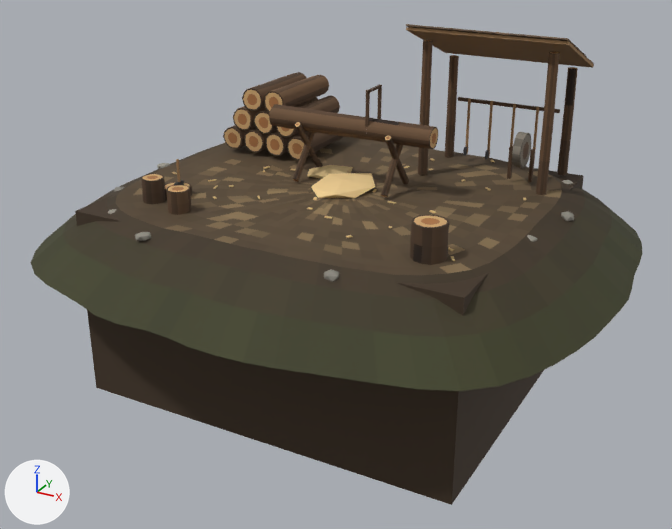
Two versions of the glTF model assets/buildings/oduncu.glb, one commit apart.
The view is the same before and after, from a 50 mm camera at (7.58, -14.03, 5.89) aimed at (0.1, -0.43, -0.92). Lighting does not change. The marker at lower left points along +X, +Y and +Z. The first picture is the older version. Vertices at exactly the same position are counted once.

Objects in the first picture: 'log-004', 'log-006', 'log-007', 'log-deck-003', 'log-stools-001', 'log-work-002', 'shingle-001', 'stone-found-003', 'stone-ground-002', 'stone-plinth-001', 'wood-007', 'wood-grind-008', 'wood-heap-005', 'wood-heap-006' and 6 more.
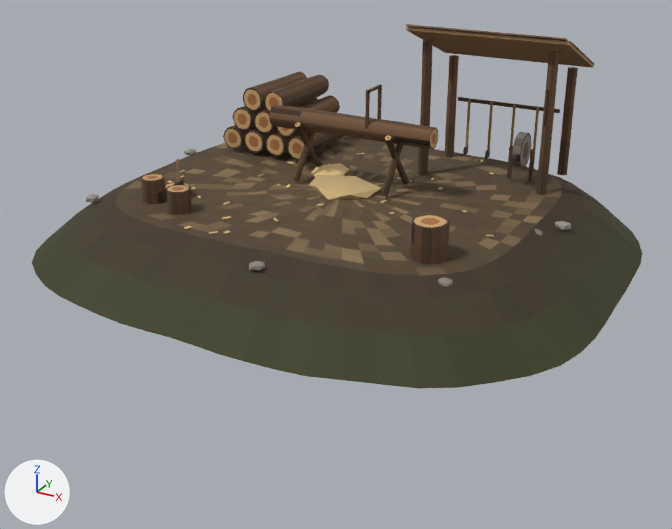
Where the newer file only moved an object's origin or applied its transform, the numbers keep the older frame.

Boxes (x1, y1, x2, y2) around the edits, measured in the pictures (672 x 529 px; the box of a moved part takes in the faces that stretch with it):
'stone-ground-002', reshaped
    before: (31, 137, 642, 391)
    after: (32, 137, 642, 388)
'stone-plinth-001', deleted
    before: (75, 168, 584, 505)
'log-deck-003', moved
    before: (223, 72, 345, 160)
    after: (223, 71, 344, 160)
'wood-heap-005', reshaped, moved (12% wider)
    before: (311, 173, 375, 198)
    after: (309, 175, 381, 200)
'stone-found-003', reshaped, moved (17% taller)
    before: (108, 163, 574, 282)
    after: (86, 148, 571, 287)
'log-007', moved
    before: (557, 67, 578, 176)
    after: (557, 67, 578, 175)
'wood-grind-008', moved
    before: (507, 132, 535, 182)
    after: (507, 131, 535, 182)
'wood-heap-006', moved
    before: (307, 165, 353, 179)
    after: (311, 163, 350, 177)
part 1 of me_stone_found_003, moved or reshaped
    before: (108, 163, 170, 241)
    after: (86, 148, 571, 258)
part 2 of me_stone_found_003, moved or reshaped
    before: (527, 211, 574, 242)
    after: (438, 229, 543, 287)
part 3 of me_stone_found_003, moved or reshaped
    before: (324, 269, 339, 282)
    after: (249, 261, 266, 270)
part 4 of me_stone_ground_002, moved or reshaped
    before: (31, 137, 642, 391)
    after: (32, 137, 642, 388)
part 5 of me_stone_ground_002, recoloured
    both: (160, 143, 545, 275)

Patch to the scene script:
```diff
--- a/assets/buildings/oduncu.glb.py
+++ b/assets/buildings/oduncu.glb.py
@@ me_stone_found_003 @@
-me_stone_found_003.from_pydata(...)  # 120 vertices, 200 faces; spans x -3.99..3.99, y -3.04..3.04, z -0.09..0.09
+me_stone_found_003.from_pydata(...)  # 120 vertices, 200 faces; spans x -4.08..4.08, y -3.58..3.58, z -0.09..0.09
+# me_stone_found_003 part 1: 60 of 120 vertices moved; they spanned x -3.99..-1.72, y -3.04..0.26, z -0.09..0.09 and now span x -4.08..4.08, y -2.53..3.58, z -0.09..0.09; mean shift (3.12, 1.37, 0.0); largest move (-3.99, 0.17, -0.04) -> (3.61, -1.59, -0.03)
+# me_stone_found_003 part 2: 24 of 120 vertices moved; they spanned x 3.5..3.99, y -0.22..1.39, z -0.08..0.08 and now span x 2.99..3.81, y -2.79..-0.11, z -0.08..0.08; mean shift (-0.35, -2.04, 0.0); largest move (3.5, -0.05, 0.04) -> (2.99, -2.7, 0.04)
+# me_stone_found_003 part 3: 12 of 120 vertices moved; they spanned x 1.43..1.69, y -2.92..-2.68, z -0.08..0.08 and now span x 0.31..0.57, y -3.58..-3.37, z -0.07..0.08; mean shift (-1.11, -0.67, 0.0); largest move (1.68, -2.79, -0.03) -> (0.37, -3.58, -0.03)
+# other edits to the shape of me_stone_found_003 do not show in these pictures
 me_stone_found_003.materials.append(mat_stone)
@@ me_stone_ground_002 @@
-me_stone_ground_002.from_pydata(...)  # 961 vertices, 1856 faces; spans x -5.12..5.12, y -4.64..4.64, z -0.51..0.51
+me_stone_ground_002.from_pydata(...)  # 961 vertices, 1856 faces; spans x -5.18..5.01, y -4.59..4.7, z -0.51..0.51
+# me_stone_ground_002 part 4: 620 of 961 vertices moved; they spanned x -5.12..5.12, y -4.64..4.64, z -0.51..0.51 and now span x -5.18..5.01, y -4.59..4.7, z -0.51..0.51; mean shift (0.0, 0.0, 0.0); largest move (-0.98, 4.57, -0.51) -> (-1.0, 4.69, -0.51)
+# me_stone_ground_002 part 5: 1609 faces centred in x -4.93..4.9, y -4.43..4.44, z -0.34..0.51 are repainted in the vertex colours; the middle colour goes from brown #594832 to brown #5a4932
 me_stone_ground_002.materials.append(mat_stone)
@@ me_wood_heap_005 @@
-me_wood_heap_005.from_pydata(...)  # 12 vertices, 20 faces; spans x -0.591..0.591, y -0.704..0.704, z -0.121..0.121
+me_wood_heap_005.from_pydata(...)  # 12 vertices, 20 faces; spans x -0.691..0.691, y -0.552..0.552, z -0.119..0.119
+# me_wood_heap_005 part 6: 12 of 12 vertices moved; they spanned x -0.591..0.591, y -0.704..0.704, z -0.121..0.121 and now span x -0.691..0.691, y -0.552..0.552, z -0.119..0.119; mean shift (-0.017, 0.105, 0.009)
 me_wood_heap_005.materials.append(mat_wood)
@@ ob_log_007 @@
 ob_log_007 = bpy.data.objects.new('log-007', me_log_007)
-ob_log_007.location = (3.2, 2.81, 1.37)
+ob_log_007.location = (3.2, 2.8, 1.37)
@@ ob_log_deck_003 @@
 ob_log_deck_003 = bpy.data.objects.new('log-deck-003', me_log_deck_003)
-ob_log_deck_003.location = (-2.24, 1.8, 1.11)
+ob_log_deck_003.location = (-2.25, 1.8, 1.11)
@@ ob_stone_found_003 @@
 ob_stone_found_003 = bpy.data.objects.new('stone-found-003', me_stone_found_003)
-ob_stone_found_003.location = (0.01, -0.44, 0.3)
+ob_stone_found_003.location = (-0.02, 0.01, 0.3)
@@ ob_stone_plinth_001 @@
-ob_stone_plinth_001 = bpy.data.objects.new('stone-plinth-001', me_stone_plinth_001)
@@ ob_wood_heap_005 @@
 ob_wood_heap_005 = bpy.data.objects.new('wood-heap-005', me_wood_heap_005)
-ob_wood_heap_005.location = (0.01, 0.07, 0.44)
+ob_wood_heap_005.location = (0.03, -0.05, 0.43)
@@ ob_wood_heap_006 @@
 ob_wood_heap_006 = bpy.data.objects.new('wood-heap-006', me_wood_heap_006)
-ob_wood_heap_006.location = (-0.61, 0.6, 0.44)
+ob_wood_heap_006.location = (-0.62, 0.58, 0.45)
```
